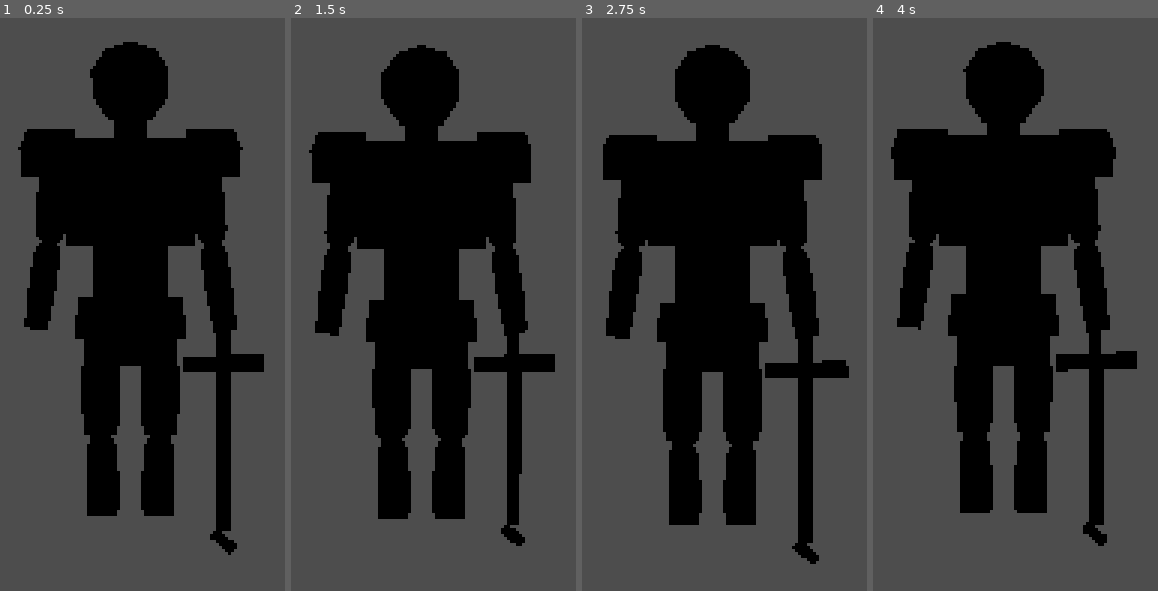
Above: before the commit, frames 1-4 (left to right).
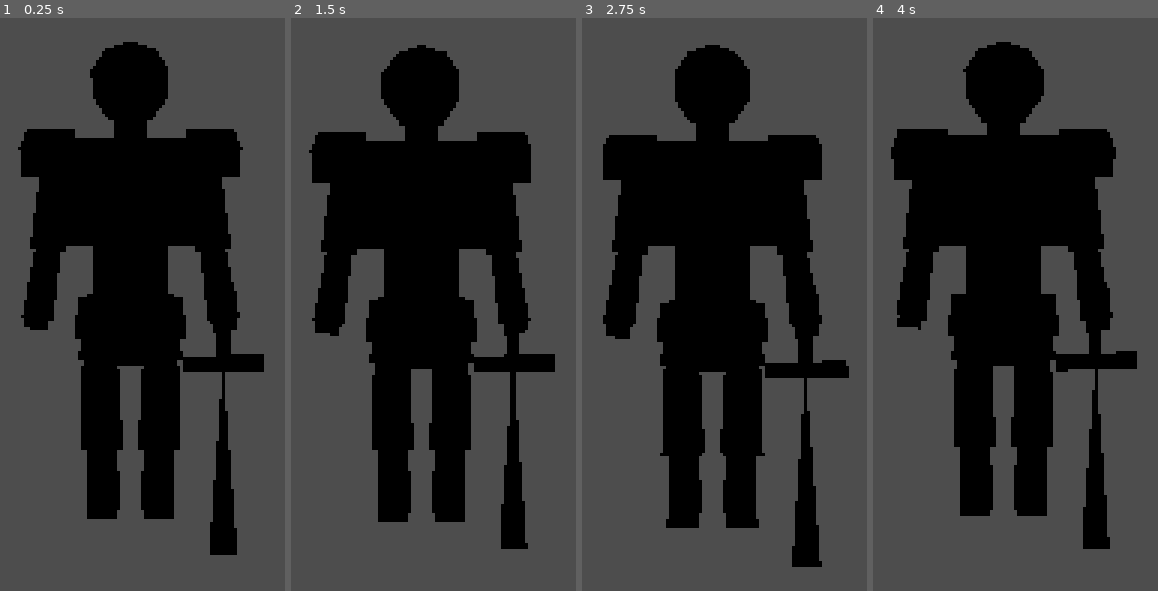
Above: after the commit, the same moments.

Repository: joacoaldabe/Soulslike
Game: Godot game, scene res://scenes/Player.tscn
The game is run twice, just before and just after one commit, with the same random seed, the same clock (stepped at 60 frames per second) and the same inputs. This scene is started directly instead of the project's main scene.
Inputs (mouse positions are in pixels of both pictures, inside the frame that each line leads up to):
- Up to frame 1 (0.25 s): no input
- Up to frame 2 (1.5 s): tap Enter at 0.5 s; move the mouse to (553, 247) at 0.52 s; hold W (move_forward) from 0.53 s (still down); tap F (heavy_attack) at 0.6 s; click (553, 247) at 0.67 s; tap Space (roll) at 1.25 s; move the mouse to (302, 258) at 1.27 s; tap E (interact) at 1.35 s
- Up to frame 3 (2.75 s): keep holding W (move_forward); move the mouse to (772, 230) at 2.02 s; click (772, 230) at 2.1 s
- Up to frame 4 (4 s): keep holding W (move_forward); move the mouse to (972, 275) at 2.77 s; tap Q (lock_on) at 2.85 s; click (972, 275) at 2.92 s; move the mouse to (outside the picture) at 3.52 s; tap Space (roll) at 3.6 s

The runs differ from the first frame. In frame 1, 2.1% of the frame differs, in the area x 7-85%, y 29-94%; in frame 2, 2.1%; in frame 3, 2.1%, in the area x 7-85%, y 30-96%; in frame 4, 2.1%.

Commit message:
Add equipped armor visuals

Diff:
--- a/scripts/Player.gd
+++ b/scripts/Player.gd
@@ -26,8 +26,8 @@
 func _ready():
 	add_to_group("player")
 	_setup_body()
-	_update_weapon_visual()
-	Inventory.equipment_changed.connect(_update_weapon_visual)
+	_update_equipment_visuals()
+	Inventory.equipment_changed.connect(_update_equipment_visuals)
 	Input.mouse_mode = Input.MOUSE_MODE_CAPTURED
 
 func _setup_body():
@@ -198,11 +198,12 @@
 	visual_model.set_roll_state(is_rolling, roll_timer)
 	visual_model.set_attack_state(is_attacking, attack_type, attack_timer, attack_duration)
 
-func _update_weapon_visual():
+func _update_equipment_visuals():
 	if visual_model == null:
 		return
 	var weapon = Inventory.get_equipped_weapon()
 	visual_model.set_equipped_weapon(weapon)
+	visual_model.set_equipped_armor(Inventory.get_equipped_armor())
 
 func _toggle_lock_target():
 	if lock_target != null and is_instance_valid(lock_target):
--- a/scripts/PlayerModel.gd
+++ b/scripts/PlayerModel.gd
@@ -38,6 +38,7 @@
 var animation_time = 0.0
 var pending_weapon = null
 var has_pending_weapon = false
+var pending_armor = null
 
 func _ready():
 	_build_materials()
@@ -97,6 +98,21 @@
 			_build_mace(slots["right_weapon"])
 		_:
 			_build_sword(slots["right_weapon"])
+
+func set_equipped_armor(armor):
+	pending_armor = armor
+	if not slots.has("chest_armor"):
+		return
+	for slot_name in ["head_armor", "chest_armor", "hips_armor", "left_shoulder_armor", "right_shoulder_armor", "left_forearm_armor", "right_forearm_armor", "left_foot_armor", "right_foot_armor"]:
+		_clear_slot(slot_name)
+	if armor == null:
+		_build_deprived_look()
+	elif armor.item_id == "knight_set":
+		_build_heavy_armor()
+	elif armor.item_id == "cloth_set":
+		_build_robes()
+	else:
+		_build_leather_armor()
 
 func get_armor_slot(slot_name):
 	return slots.get(slot_name)
@@ -338,8 +354,40 @@
 func _build_sword(parent):
 	_cylinder(parent, "SwordGrip", 0.035, 0.28, Vector3(0.0, -0.10, 0.0), materials["leather"], Vector3.ZERO, 6)
 	_box(parent, "SwordGuard", Vector3(0.42, 0.055, 0.08), Vector3(0.0, -0.25, -0.01), materials["dark_metal"])
-	_box(parent, "SwordBlade", Vector3(0.075, 0.98, 0.035), Vector3(0.0, -0.76, -0.01), materials["metal"])
-	_box(parent, "SwordTip", Vector3(0.055, 0.15, 0.030), Vector3(0.0, -1.33, -0.01), materials["metal"], Vector3(0.0, 0.0, 45.0))
+	var blade = VisualLibrary.tapered(Vector2(0.0, 0.018), Vector2(0.075, 0.028), 1.12, materials["metal"], "SwordBlade")
+	VisualLibrary.add_part(parent, blade, Vector3(0.0, -0.84, -0.01))
+	_cylinder(parent, "SwordPommel", 0.065, 0.11, Vector3(0.0, 0.095, 0.0), materials["dark_metal"], Vector3.ZERO, 7)
+	_box(parent, "BladeRidge", Vector3(0.018, 0.88, 0.045), Vector3(0.0, -0.72, -0.01), materials["dark_metal"])
+
+func _build_deprived_look():
+	var wrap = VisualLibrary.tapered(Vector2(0.22,0.14),Vector2(0.25,0.16),0.22,materials["cloth"],"WaistWrap")
+	VisualLibrary.add_part(slots["hips_armor"],wrap)
+
+func _build_leather_armor():
+	var vest = VisualLibrary.tapered(Vector2(0.31,0.18),Vector2(0.23,0.16),0.58,materials["leather"],"LeatherVest")
+	VisualLibrary.add_part(slots["chest_armor"],vest,Vector3(0,0,-0.02))
+	for side in ["left", "right"]:
+		var shoulder = VisualLibrary.tapered(Vector2(0.09,0.13),Vector2(0.15,0.17),0.15,materials["dark_leather"],"LeatherShoulder")
+		VisualLibrary.add_part(slots[side + "_shoulder_armor"],shoulder)
+
+func _build_heavy_armor():
+	var cuirass = VisualLibrary.tapered(Vector2(0.34,0.20),Vector2(0.24,0.17),0.62,materials["metal"],"Cuirass")
+	VisualLibrary.add_part(slots["chest_armor"],cuirass,Vector3(0,0,-0.02))
+	var helm = VisualLibrary.tapered(Vector2(0.18,0.17),Vector2(0.16,0.15),0.38,materials["dark_metal"],"KnightHelm")
+	VisualLibrary.add_part(slots["head_armor"],helm,Vector3(0,0.02,0))
+	for side in ["left", "right"]:
+		var pauldron = VisualLibrary.tapered(Vector2(0.12,0.17),Vector2(0.20,0.22),0.18,materials["metal"],"Pauldron")
+		VisualLibrary.add_part(slots[side + "_shoulder_armor"],pauldron)
+		var vambrace = VisualLibrary.tapered(Vector2(0.08,0.09),Vector2(0.11,0.11),0.34,materials["dark_metal"],"Vambrace")
+		VisualLibrary.add_part(slots[side + "_forearm_armor"],vambrace,Vector3(0,-0.17,0))
+
+func _build_robes():
+	var robe = VisualLibrary.tapered(Vector2(0.30,0.18),Vector2(0.23,0.15),0.66,materials["cloth"],"RobeTorso")
+	VisualLibrary.add_part(slots["chest_armor"],robe)
+	var skirt = VisualLibrary.tapered(Vector2(0.24,0.16),Vector2(0.37,0.24),0.64,materials["cloth"],"RobeSkirt")
+	VisualLibrary.add_part(slots["hips_armor"],skirt,Vector3(0,-0.28,0))
+	var hood = VisualLibrary.tapered(Vector2(0.23,0.21),Vector2(0.17,0.16),0.40,materials["cloth"],"Hood")
+	VisualLibrary.add_part(slots["head_armor"],hood,Vector3(0,0.03,0.03))
 
 func _build_axe(parent):
 	_cylinder(parent, "AxeHandle", 0.038, 1.02, Vector3(0.0, -0.58, 0.0), materials["leather"], Vector3.ZERO, 6)
@@ -393,16 +441,8 @@
 	return mesh_instance
 
 func _capsule(parent, mesh_name, radius, height, position, material, radial_segments = 6):
-	var mesh_instance = MeshInstance3D.new()
-	var mesh = CapsuleMesh.new()
-	mesh.radius = radius
-	mesh.height = height
-	mesh.radial_segments = radial_segments
-	mesh.rings = 2
-	mesh_instance.name = mesh_name
-	mesh_instance.mesh = mesh
+	var mesh_instance = VisualLibrary.tapered(Vector2(radius * 0.78, radius * 0.78), Vector2(radius, radius), height, material, mesh_name)
 	mesh_instance.position = position
-	mesh_instance.material_override = material
 	parent.add_child(mesh_instance)
 	return mesh_instance
 
